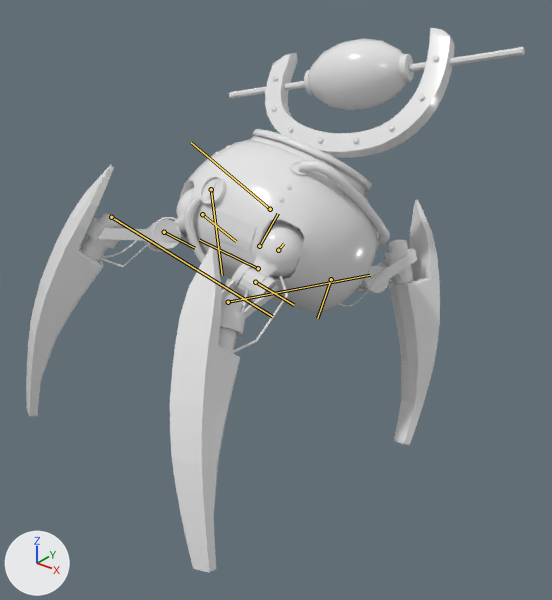
One commit to the FBX model Resources/Models/JumperGuard.fbx: the scene before it, then after it.
The view is the same before and after, from a camera (50 mm lens) standing at (1.448, -1.421, 1.563) and looking at (0.139, 0.214, 0.549). Lighting does not change. The marker at lower left points along +X, +Y and +Z. The first picture is the older version. Both versions are drawn at frame 433 of the action 'Stunned'; the numbers are the values there. The bones that change are drawn over the model as lines.

The first picture shows 'Enemy2_9_1:Body', 'Enemy2_9_1:Leg_Hinges', 'Enemy2_9_1:Leg_Rotation', 'Enemy2_9_1:Leg_TubeRings', 'Enemy2_9_1:Leg_Tubes', 'Enemy2_9_1:Leg_Wires', 'Enemy2_9_1:Legs', 'Enemy2_9_1:Legs_FirstHinges', 'Enemy2_9_1:Legs_Gyro', 'Enemy2_9_1:Needle1'.
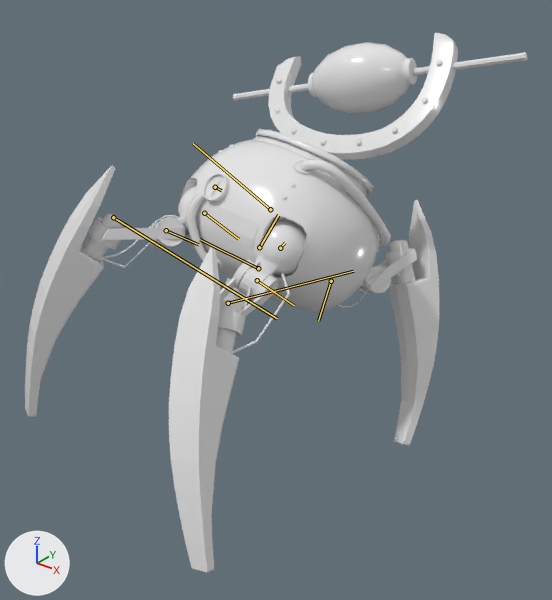
Boxes [x1, y1, x2, y2] around the edits, measured in the pictures (552 x 600 px):
'Enemy2_9_1:Body', posed
    before: [180, 28, 525, 311]
    after: [182, 33, 527, 312]
'Enemy2_9_1:Legs', posed
    before: [26, 164, 440, 573]
    after: [25, 165, 439, 572]
'Enemy2_9_1:Legs_Gyro', posed
    before: [174, 188, 362, 285]
    after: [178, 186, 364, 286]
'Enemy2_9_1:Leg_Hinges', posed
    before: [98, 228, 417, 327]
    after: [102, 227, 417, 317]
'Enemy2_9_1:Leg_Tubes', posed
    before: [81, 213, 414, 353]
    after: [81, 214, 415, 354]
'Enemy2_9_1:Leg_Rotation', posed
    before: [144, 219, 389, 303]
    after: [148, 217, 391, 306]
'Enemy2_9_1:Leg_TubeRings', posed
    before: [86, 218, 415, 336]
    after: [88, 217, 416, 337]
'Enemy2_9_1:Leg_Wires', posed
    before: [100, 217, 402, 353]
    after: [100, 215, 401, 354]
'Enemy2_9_1:Legs_FirstHinges', posed
    before: [148, 223, 370, 300]
    after: [153, 224, 371, 299]
'Enemy2_9_1:Needle1', no longer drawn
    before: [206, 183, 216, 199]
'Enemy2_9_1:Needle', now drawn
    after: [210, 180, 221, 196]
bone 'Enemy2_9_1:Root', root to tip
    before: (258, 268) to (199, 240)
    after: (258, 268) to (200, 239)
bone 'Enemy2_9_1:Front_LegGyro_L', root to tip
    before: (278, 250) to (284, 243)
    after: (280, 248) to (285, 242)
bone 'Enemy2_9_1:Front_LegRotation_L', root to tip
    before: (255, 282) to (294, 305)
    after: (257, 280) to (294, 305)
bone 'Enemy2_9_1:Front_Leg_L', root to tip
    before: (228, 302) to (370, 275)
    after: (228, 303) to (353, 271)
bone 'Enemy2_9_1:Back_LegGyro_R', root to tip
    before: (331, 279) to (317, 318)
    after: (331, 281) to (318, 320)
bone 'Enemy2_9_1:Back_LegGyro_L', root to tip
    before: (259, 246) to (278, 213)
    after: (259, 247) to (278, 215)
bone 'Enemy2_9_1:Back_Leg_L', root to tip
    before: (270, 209) to (191, 142)
    after: (270, 209) to (193, 143)
bone 'Enemy2_9_1:Front_RegGyro_R', root to tip
    before: (202, 214) to (236, 241)
    after: (204, 213) to (238, 239)
bone 'Enemy2_9_1:Front_RegRotation_R', root to tip
    before: (164, 232) to (195, 248)
    after: (166, 230) to (198, 244)
bone 'Enemy2_9_1:Front_Reg_R', root to tip
    before: (111, 217) to (272, 316)
    after: (113, 217) to (277, 318)
bone 'Enemy2_9_1:joint3', root to tip
    before: (211, 189) to (222, 275)
    after: (215, 187) to (221, 190)

The change, as a list of edits to the scene's bpy script:
```text
Change bone_enemy2_9_1_root:
    where bone_enemy2_9_1_root = bpy.data.objects['Enemy2_9_1:Enemy2_Skeleton'].pose.bones['Enemy2_9_1:Root']
    bone_enemy2_9_1_root.location: (8.6, 0.0, -29.7) -> (8.6, 0.0, -29.9)
    bone_enemy2_9_1_root.rotation_quaternion: (0.952, -0.006, 0.296, -0.059) -> (0.948, -0.005, 0.313, -0.059)  # degrees (-3, 34, -8) -> degrees (-3, 36, -8)
Change bone_enemy2_9_1_front_leggyro_l:
    where bone_enemy2_9_1_front_leggyro_l = bpy.data.objects['Enemy2_9_1:Enemy2_Skeleton'].pose.bones['Enemy2_9_1:Front_LegGyro_L']  # child of 'Enemy2_9_1:Root'
    bone_enemy2_9_1_front_leggyro_l.rotation_quaternion: (0.926, 0.171, 0.016, -0.337) -> (0.913, 0.183, 0.026, -0.363)  # degrees (18, 8, -39) -> degrees (19, 10, -42)
Change bone_enemy2_9_1_front_legrotation_l:
    where bone_enemy2_9_1_front_legrotation_l = bpy.data.objects['Enemy2_9_1:Enemy2_Skeleton'].pose.bones['Enemy2_9_1:Front_LegRotation_L']  # child of 'Enemy2_9_1:Front_LegGyro_L'
    bone_enemy2_9_1_front_legrotation_l.rotation_quaternion: (0.976, -0.118, 0.162, -0.077) -> (0.974, -0.125, 0.172, -0.081)  # degrees (-16, 17, -11) -> degrees (-17, 18, -12)
Change bone_enemy2_9_1_front_leg_l:
    where bone_enemy2_9_1_front_leg_l = bpy.data.objects['Enemy2_9_1:Enemy2_Skeleton'].pose.bones['Enemy2_9_1:Front_Leg_L']  # child of 'Enemy2_9_1:Front_LegRotation_L'
    bone_enemy2_9_1_front_leg_l.rotation_quaternion: (0.853, 0.088, -0.186, 0.472) -> (0.838, 0.098, -0.197, 0.5)  # degrees (-2, -24, 58) -> degrees (-2, -25, 62)
Change bone_enemy2_9_1_back_leggyro_r:
    where bone_enemy2_9_1_back_leggyro_r = bpy.data.objects['Enemy2_9_1:Enemy2_Skeleton'].pose.bones['Enemy2_9_1:Back_LegGyro_R']  # child of 'Enemy2_9_1:Root'
    bone_enemy2_9_1_back_leggyro_r.rotation_quaternion: (0.928, 0.065, 0.062, 0.358) -> (0.921, 0.054, 0.064, 0.381)  # degrees (10, 4, 43) -> degrees (9, 4, 45)
Change bone_enemy2_9_1_back_leggyro_l:
    where bone_enemy2_9_1_back_leggyro_l = bpy.data.objects['Enemy2_9_1:Enemy2_Skeleton'].pose.bones['Enemy2_9_1:Back_LegGyro_L']  # child of 'Enemy2_9_1:Root'
    bone_enemy2_9_1_back_leggyro_l.rotation_quaternion: (0.976, -0.014, -0.005, 0.207) -> (0.973, -0.022, -0.008, 0.231)  # degrees (-2, 0, 24) -> degrees (-3, 0, 27)
Change bone_enemy2_9_1_back_leg_l:
    where bone_enemy2_9_1_back_leg_l = bpy.data.objects['Enemy2_9_1:Enemy2_Skeleton'].pose.bones['Enemy2_9_1:Back_Leg_L']  # child of 'Enemy2_9_1:Back_LegRotation_L'
    bone_enemy2_9_1_back_leg_l.rotation_quaternion: (0.988, 0.018, 0.091, -0.12) -> (0.987, 0.019, 0.096, -0.127)  # degrees (1, 11, -14) -> degrees (1, 11, -15)
Change bone_enemy2_9_1_front_reggyro_r:
    where bone_enemy2_9_1_front_reggyro_r = bpy.data.objects['Enemy2_9_1:Enemy2_Skeleton'].pose.bones['Enemy2_9_1:Front_RegGyro_R']  # child of 'Enemy2_9_1:Root'
    bone_enemy2_9_1_front_reggyro_r.rotation_quaternion: (0.946, -0.001, 0.015, -0.318) -> (0.941, 0.001, 0.019, -0.339)  # degrees (-1, 2, -37) -> degrees (-1, 2, -40)
Change bone_enemy2_9_1_front_regrotation_r:
    where bone_enemy2_9_1_front_regrotation_r = bpy.data.objects['Enemy2_9_1:Enemy2_Skeleton'].pose.bones['Enemy2_9_1:Front_RegRotation_R']  # child of 'Enemy2_9_1:Front_RegGyro_R'
    bone_enemy2_9_1_front_regrotation_r.rotation_quaternion: (0.992, -0.072, 0.089, -0.049) -> (0.991, -0.078, 0.097, -0.053)  # degrees (-9, 10, -6) -> degrees (-10, 11, -7)
Change bone_enemy2_9_1_front_reg_r:
    where bone_enemy2_9_1_front_reg_r = bpy.data.objects['Enemy2_9_1:Enemy2_Skeleton'].pose.bones['Enemy2_9_1:Front_Reg_R']  # child of 'Enemy2_9_1:Front_RegRotation_R'
    bone_enemy2_9_1_front_reg_r.rotation_quaternion: (0.95, 0.026, -0.116, 0.281) -> (0.944, 0.03, -0.125, 0.305)  # degrees (-1, -14, 33) -> degrees (-1, -15, 36)
Change bone_enemy2_9_1_joint3:
    where bone_enemy2_9_1_joint3 = bpy.data.objects['Enemy2_9_1:Enemy2_Skeleton'].pose.bones['Enemy2_9_1:joint3']  # child of 'Enemy2_9_1:Root'
    bone_enemy2_9_1_joint3.rotation_quaternion: (0.326, 0.0, 0.0, -0.893) -> (0.321, 0.046, 0.05, 0.945)  # degrees (0, 0, -140) -> degrees (7, -3, 142)
```
